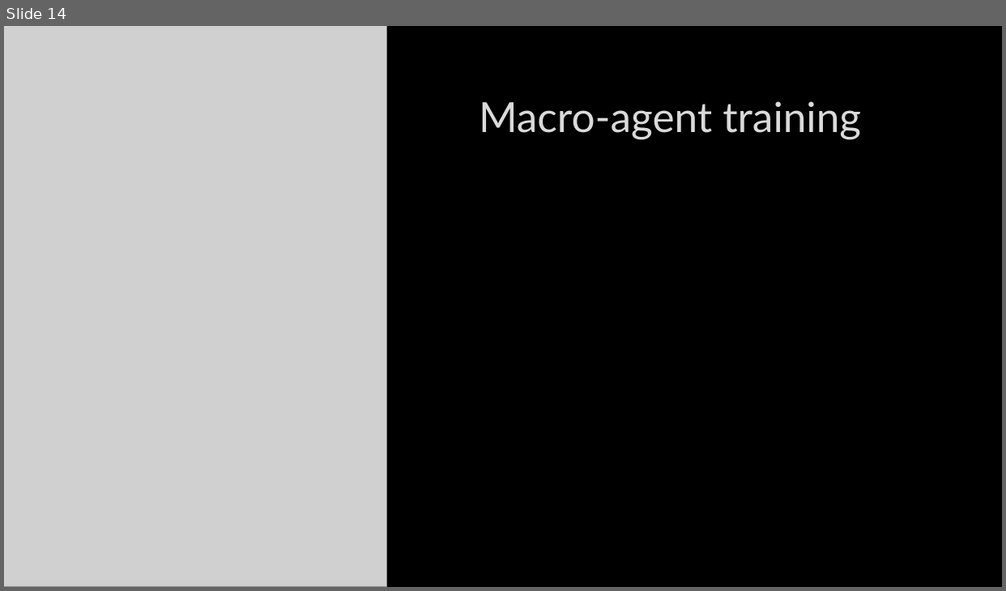
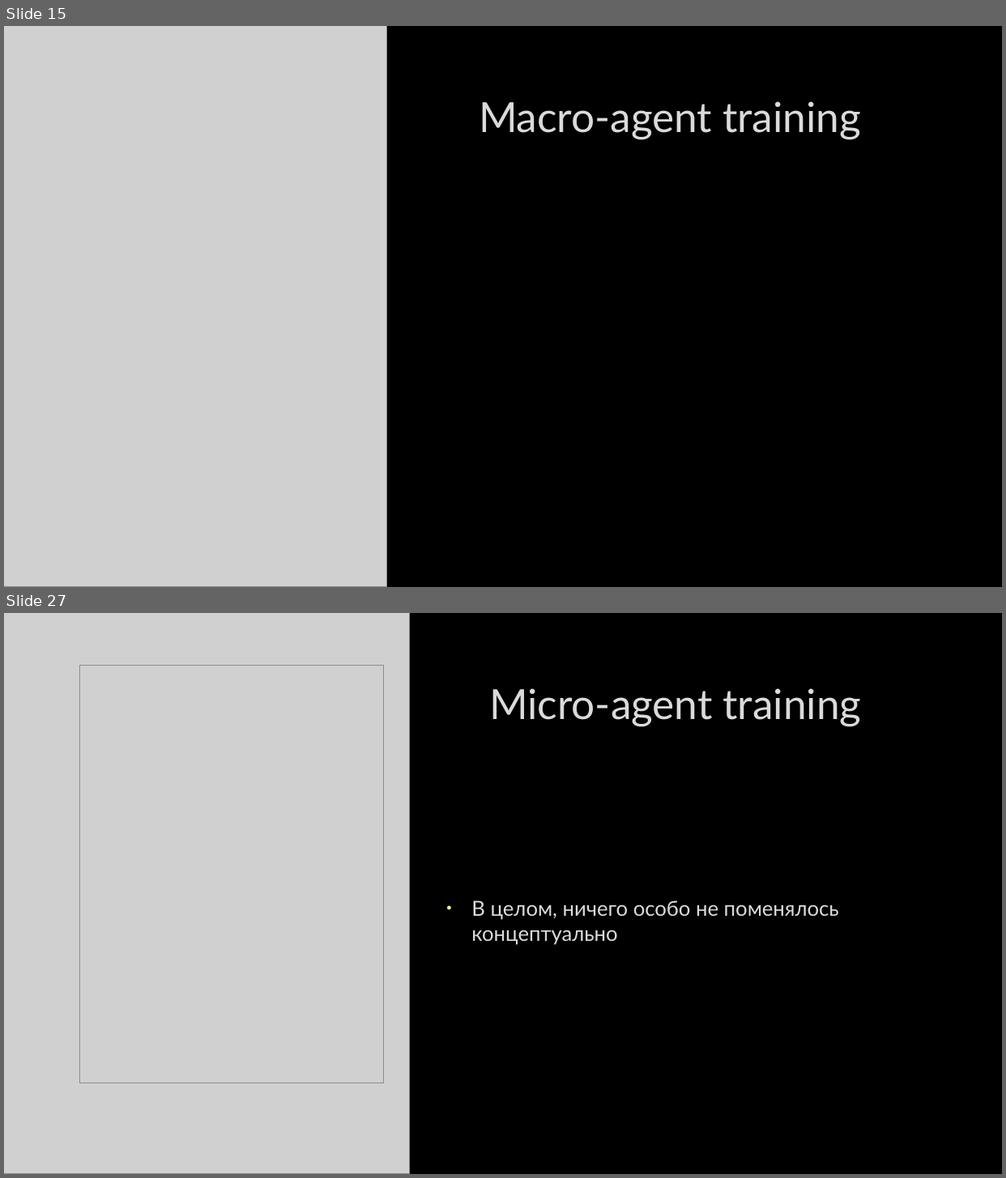
Before and after one commit to Zhekuson/Findan, a slide deck: MA_RL_OMM/presentation.pptx. Shown one above the other, each under a label of ours: slide 14 before the commit, slides 15 and 27 after it; the slides between them are not shown. The pictures are 1006x591 and 1006x1178 pixels, drawn with LibreOffice and Linux fonts; fonts in the diff are those of the drawing; grey boxes stand for pictures; background and template pictures are left out. Boxes give left, top, right and bottom in pixels: in the first picture for what was removed or moved away, otherwise in the second. Text is boxed around its words. In the diff, an @@ line names an element or a change of style, - is before the commit and + after.

```diff
--- a/MA_RL_OMM/presentation.pptx
+++ b/MA_RL_OMM/presentation.pptx
@@ slide 27 added at (x1=4, y1=613, x2=1002, y2=1174), background picture (left out) @@
@@ picture added at (x1=4, y1=613, x2=410, y2=1174) @@
@@ picture added at (x1=79, y1=666, x2=384, y2=1083) @@
@@ title added at (x1=489, y1=688, x2=862, y2=726), 40 pt, text #DADADA @@
+Micro-agent training
@@ text added at (x1=471, y1=901, x2=839, y2=945), 20 pt, text #DADADA @@
+• В целом, ничего особо не поменялось концептуально
@@ what was slide 14 is now slide 15 @@
```
Also in this commit, not shown: 1 slide changed, 18 other slides added, 2 slides removed.
